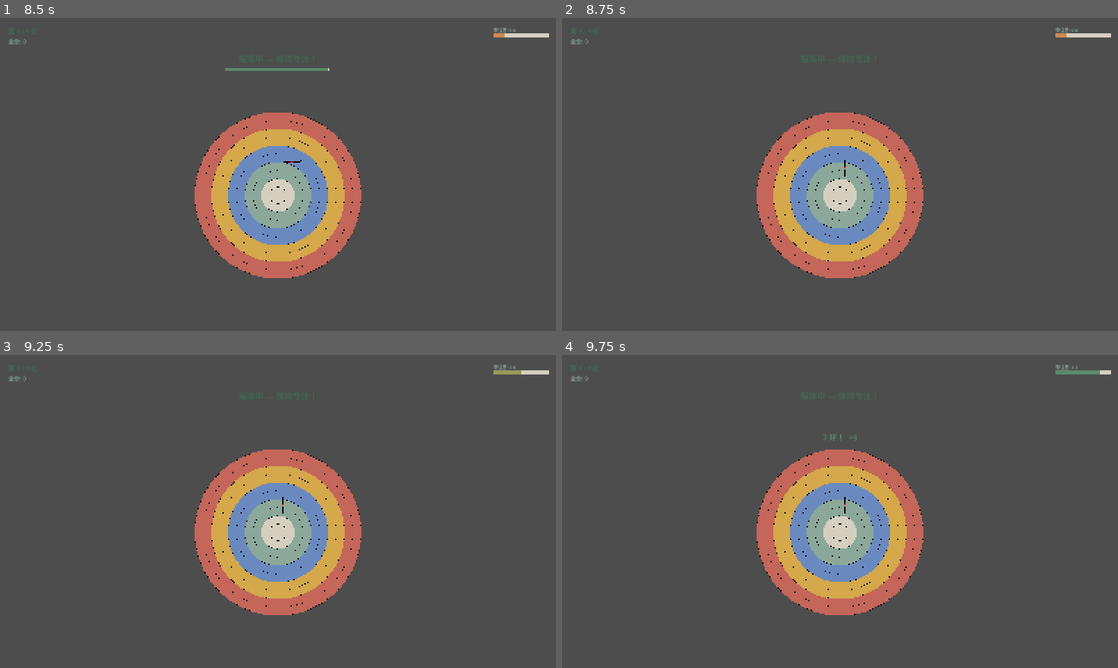
Above: before the commit, frames 1-4 (two rows, left to right).
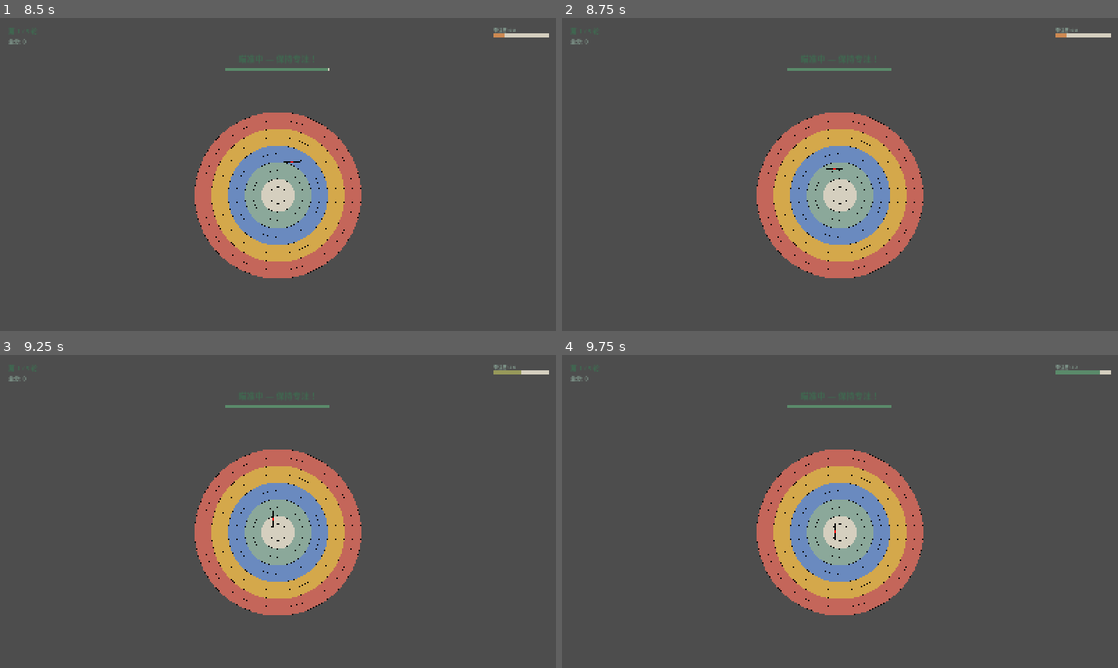
Above: after the commit, the same moments.

Repository: sssd903-tju/MetaBCI_Game
Game: Godot game, scene res://scenes/main_menu/MainMenu.tscn
The game is run twice, just before and just after one commit, with the same random seed, the same clock (stepped at 60 frames per second) and the same inputs.
Inputs (mouse positions are in pixels of both pictures, inside the frame that each line leads up to):
- Up to frame 1 (8.5 s): click (278, 133) at 0.52 s; tap Enter (ui_accept) at 1.25, 1.52, 2, 2.27, 3.77, 4.52, 5, 5.27, 5.75, 6.77, 7.25, 7.52, 8, 8.27 s; hold Up (ui_up) 1.28-2.03 s; tap 1 every 2.25 s from 1.35 to 8.1 s; hold Down (ui_down) 2.03-2.78 s; tap 2 at 2.1, 4.35, 6.6 s; hold Up (ui_up) 2.78-4.28 s; tap 3 at 2.85, 5.1, 7.35 s; hold Down (ui_down) 4.28-6.53 s; hold Up (ui_up) from 6.53 s (still down)
- Up to frame 2 (8.75 s): keep holding Up (ui_up)
- Up to frame 3 (9.25 s): release Up (ui_up) at 8.78 s; hold Down (ui_down) from 8.78 s (still down); tap 2 at 8.85 s
- Up to frame 4 (9.75 s): keep holding Down (ui_down); tap 3 at 9.6 s

Frame 1 is identical in both runs. In frame 2, 0.2% of the frame differs, in the area x 40-60%, y 16-51%; in frame 3, 0.2%; in frame 4, 0.2%, in the area x 4-60%, y 7-60%.
Error after the commit: Parse Error: Cannot infer the type of "path" variable because the value doesn't have a set type. (res://scripts/autoload/AudioManager.gd:44)

Commit message:
refactor: AudioManager 优先加载外部音频文件
外部文件放 assets/audio/ (支持 .ogg .wav .mp3):
  bow_draw.ogg      — 弓弦拉紧/蓄力
  bow_release.ogg   — 射箭释放
  arrow_hit.ogg     — 命中
  arrow_hit_10.ogg  — 十环
  arrow_miss.ogg    — 脱靶
  combo.ogg         — 连击

找不到外部文件时自动回退到程序化音效

Diff:
--- a/scripts/autoload/AudioManager.gd
+++ b/scripts/autoload/AudioManager.gd
@@ -1,70 +1,110 @@
 extends Node
 ## AudioManager — 全局音频管理器
 ##
-## 管理游戏音效播放，支持内置程序化音效和外部音频文件
+## 优先加载 assets/audio/ 外部音频，未找到回退程序化音效
+##
+## 外部文件 (放 assets/audio/, 支持 .ogg .wav .mp3):
+##   bow_draw.ogg      — 弓弦拉紧 (循环)
+##   bow_release.ogg   — 射箭释放
+##   arrow_hit.ogg     — 命中靶子
+##   arrow_hit_10.ogg  — 十环
+##   arrow_miss.ogg    — 脱靶
+##   combo.ogg         — 连击
 
 const SAMPLE_RATE := 44100.0
-
-# 缓存已生成的音效
+const AUDIO_DIR := "res://assets/audio"
+
+const SOUND_MAP := {
+	"charge":     "bow_draw",
+	"bow_shoot":  "bow_release",
+	"hit":        "arrow_hit",
+	"hit_10":     "arrow_hit_10",
+	"miss":       "arrow_miss",
+	"combo":      "combo",
+}
+
 var _sound_cache: Dictionary = {}
-
-# 蓄力音效播放器引用
 var _charge_player: AudioStreamPlayer = null
 
 
 func _ready() -> void:
-	# 预生成内置音效
-	_sound_cache["bow_shoot"] = _gen_bow_shoot()
-	_sound_cache["hit_10"] = _gen_hit_bullseye()
-	_sound_cache["hit"] = _gen_hit()
-	_sound_cache["miss"] = _gen_miss()
-	_sound_cache["combo"] = _gen_combo()
-	_sound_cache["charge"] = _gen_charge_loop()
-	print("[AudioManager] 音效就绪")
-
-
-## 播放射箭声
+	for key in SOUND_MAP:
+		_sound_cache[key] = _load_external(SOUND_MAP[key])
+		if _sound_cache[key] == null:
+			_sound_cache[key] = _gen_fallback(key)
+	var ext_count := 0
+	for key in _sound_cache:
+		if not _is_procedural(key):
+			ext_count += 1
+	print("[AudioManager] 音效就绪 (外部:%d/程序化:%d)" % [ext_count, _sound_cache.size() - ext_count])
+
+
+func _load_external(name: String) -> AudioStream:
+	for ext in [".ogg", ".wav", ".mp3"]:
+		var path := AUDIO_DIR + "/" + name + ext
+		if ResourceLoader.exists(path):
+			var s: AudioStream = load(path)
+			if s:
+				print("[AudioManager] 加载: %s" % path)
+				return s
+	return null
+
+
+func _gen_fallback(key: String) -> AudioStream:
+	match key:
+		"charge":    return _gen_charge_loop()
+		"bow_shoot": return _gen_bow_shoot()
+		"hit":       return _gen_hit()
+		"hit_10":    return _gen_hit_bullseye()
+		"miss":      return _gen_miss()
+		"combo":     return _gen_combo()
+	return _gen_tone(0.05, 440.0, 0.1)
+
+
+func _is_procedural(key: String) -> bool:
+	var s := _sound_cache.get(key)
+	return s == null or s.get_class() == "AudioStreamWAV"
+
+
+# ============================================================
+# 公开 API
+# ============================================================
+
 func play_bow_shoot() -> void:
 	_play_cached("bow_shoot", -6.0)
 
 
-## 播放命中声 (环数越高音调越高)
 func play_hit(ring: int) -> void:
 	if ring == 10:
 		_play_cached("hit_10", -3.0)
 	else:
-		# 动态调音高
 		var player := _create_player()
-		var stream := _gen_hit()
-		player.stream = stream
+		player.stream = _sound_cache.get("hit", _gen_hit())
 		player.pitch_scale = 0.7 + ring * 0.06
 		player.volume_db = -6.0
 		_add_and_play(player)
 
 
-## 播放脱靶声
 func play_miss() -> void:
 	_play_cached("miss", -6.0)
 
 
-## 播发连击提示
 func play_combo(combo_count: int) -> void:
 	var player := _create_player()
-	var stream := _gen_combo()
-	player.stream = stream
+	player.stream = _sound_cache.get("combo", _gen_combo())
 	player.pitch_scale = 0.8 + combo_count * 0.15
 	player.volume_db = -4.0
 	_add_and_play(player)
 
 
-## 开始蓄力音效 (循环播放)
 func play_charge() -> void:
 	if _charge_player:
 		stop_charge()
 	_charge_player = _create_player()
 	_charge_player.stream = _sound_cache["charge"]
-	_charge_player.pitch_scale = 0.6
-	_charge_player.volume_db = -18.0
+	_charge_player.volume_db = -10.0
+	if _is_procedural("charge"):
+		_charge_player.pitch_scale = 0.7
 	_charge_player.finished.connect(_on_charge_loop_finished)
 	add_child(_charge_player)
 	_charge_player.play()
@@ -72,17 +112,17 @@
 
 func _on_charge_loop_finished() -> void:
 	if _charge_player:
-		_charge_player.play()  # 重新播放实现循环
-
-
-## 更新蓄力音高 (progress: 0.0→1.0)
+		_charge_player.play()
+
+
 func update_charge(progress: float) -> void:
-	if _charge_player:
-		_charge_player.pitch_scale = lerpf(0.6, 1.4, clampf(progress, 0.0, 1.0))
-		_charge_player.volume_db = lerpf(-18.0, -10.0, clampf(progress, 0.0, 1.0))
-
-
-## 停止蓄力音效
+	if not _charge_player:
+		return
+	if _is_procedural("charge"):
+		_charge_player.pitch_scale = lerpf(0.7, 1.5, clampf(progress, 0.0, 1.0))
+	_charge_player.volume_db = lerpf(-12.0, -6.0, clampf(progress, 0.0, 1.0))
+
+
 func stop_charge() -> void:
 	if _charge_player:
 		_charge_player.stop()
@@ -90,7 +130,9 @@
 		_charge_player = null
 
 
-# --- 内部方法 ---
+# ============================================================
+# 内部方法
+# ============================================================
 
 func _play_cached(key: String, volume_db: float) -> void:
 	var stream: AudioStream = _sound_cache.get(key)
@@ -118,126 +160,30 @@
 	player.queue_free()
 
 
-# --- 程序化音效生成 ---
-
-## 射箭声：弓弦释放 + 箭矢飞出
+# ============================================================
+# 程序化音效生成 (fallback)
+# ============================================================
+
 func _gen_bow_shoot() -> AudioStream:
 	return _gen_twang(0.25, 800.0, 200.0)
 
 
-## 命中声 (短促确认音)
 func _gen_hit() -> AudioStream:
 	return _gen_tone(0.08, 880.0, 0.3)
 
 
-## 十环声 (双音)
 func _gen_hit_bullseye() -> AudioStream:
 	return _gen_double_tone(0.15, 880.0, 1320.0)
 
 
-## 脱靶声 (低沉)
 func _gen_miss() -> AudioStream:
 	return _gen_tone(0.2, 220.0, 0.2)
 
 
-## 连击声 (上升音)
 func _gen_combo() -> AudioStream:
 	return _gen_rising_tone(0.15, 440.0, 880.0)
 
 
-## 生成单频音
-func _gen_tone(duration: float, freq: float, volume: float) -> AudioStreamWAV:
-	var sample_count := int(SAMPLE_RATE * duration)
-	var data := PackedByteArray()
-	data.resize(sample_count * 2)  # 16-bit mono
-
-	for i in range(sample_count):
-		var t := float(i) / SAMPLE_RATE
-		var envelope := 1.0 - (float(i) / float(sample_count))
-		var value := sin(2.0 * PI * freq * t) * volume * envelope
-		var sample16 := int(clampf(value, -1.0, 1.0) * 32767)
-		data.encode_s16(i * 2, sample16)
-
-	var stream := AudioStreamWAV.new()
-	stream.data = data
-	stream.format = AudioStreamWAV.FORMAT_16_BITS
-	stream.mix_rate = int(SAMPLE_RATE)
-	stream.stereo = false
-	return stream
-
-
-## 生成双音 (十环专用)
-func _gen_double_tone(duration: float, freq1: float, freq2: float) -> AudioStreamWAV:
-	var sample_count := int(SAMPLE_RATE * duration)
-	var data := PackedByteArray()
-	data.resize(sample_count * 2)
-
-	for i in range(sample_count):
-		var t := float(i) / SAMPLE_RATE
-		var envelope := 1.0 - (float(i) / float(sample_count))
-		var v1 := sin(2.0 * PI * freq1 * t)
-		var v2 := sin(2.0 * PI * freq2 * t)
-		var value := (v1 * 0.15 + v2 * 0.15) * envelope
-		var sample16 := int(clampf(value, -1.0, 1.0) * 32767)
-		data.encode_s16(i * 2, sample16)
-
-	var stream := AudioStreamWAV.new()
-	stream.data = data
-	stream.format = AudioStreamWAV.FORMAT_16_BITS
-	stream.mix_rate = int(SAMPLE_RATE)
-	stream.stereo = false
-	return stream
-
-
-## 生成滑音 (弓弦声 — 频率下降)
-func _gen_twang(duration: float, start_freq: float, end_freq: float) -> AudioStreamWAV:
-	var sample_count := int(SAMPLE_RATE * duration)
-	var data := PackedByteArray()
-	data.resize(sample_count * 2)
-
-	for i in range(sample_count):
-		var t := float(i) / SAMPLE_RATE
-		var progress := float(i) / float(sample_count)
-		var envelope := 1.0 - progress
-		var freq := lerpf(start_freq, end_freq, progress)
-		# 加一点噪声模拟弦振动
-		var value := sin(2.0 * PI * freq * t) * 0.25 * envelope
-		value += randf_range(-0.03, 0.03) * envelope
-		var sample16 := int(clampf(value, -1.0, 1.0) * 32767)
-		data.encode_s16(i * 2, sample16)
-
-	var stream := AudioStreamWAV.new()
-	stream.data = data
-	stream.format = AudioStreamWAV.FORMAT_16_BITS
-	stream.mix_rate = int(SAMPLE_RATE)
-	stream.stereo = false
-	return stream
-
-
-## 生成上升音 (连击专用)
-func _gen_rising_tone(duration: float, start_freq: float, end_freq: float) -> AudioStreamWAV:
-	var sample_count := int(SAMPLE_RATE * duration)
-	var data := PackedByteArray()
-	data.resize(sample_count * 2)
-
-	for i in range(sample_count):
-		var t := float(i) / SAMPLE_RATE
-		var progress := float(i) / float(sample_count)
-		var envelope := 1.0 - progress
-		var freq := lerpf(start_freq, end_freq, progress)
-		var value := sin(2.0 * PI * freq * t) * 0.2 * envelope
-		var sample16 := int(clampf(value, -1.0, 1.0) * 32767)
-		data.encode_s16(i * 2, sample16)
-
-	var stream := AudioStreamWAV.new()
-	stream.data = data
-	stream.format = AudioStreamWAV.FORMAT_16_BITS
-	stream.mix_rate = int(SAMPLE_RATE)
-	stream.stereo = false
-	return stream
-
-
-## 生成蓄力循环音 (弓弦摩擦 — 不规则嘎吱声，无持续音)
 func _gen_charge_loop() -> AudioStreamWAV:
 	var duration := 0.5
 	var sample_count := int(SAMPLE_RATE * duration)
@@ -247,7 +193,6 @@
 	var rng := RandomNumberGenerator.new()
 	rng.seed = 42
 
-	# 预计算摩擦事件 (时间, 强度, 持续帧数)
 	var creaks: Array[Dictionary] = []
 	var t := 0.0
 	while t < duration:
@@ -256,30 +201,103 @@
 			"duration": rng.randf_range(0.003, 0.015),
 			"amp": rng.randf_range(0.15, 0.35),
 		})
-		t += rng.randf_range(0.02, 0.08)  # 不规则间隔
-
-	for i in range(sample_count):
-		var now := float(i) / SAMPLE_RATE
+		t += rng.randf_range(0.02, 0.08)
+
+	for i in range(sample_count):
+		var now: float = float(i) / SAMPLE_RATE
 		var value := 0.0
-
-		# 检查是否在摩擦事件中
 		for c: Dictionary in creaks:
 			var elapsed: float = now - c.start
 			if elapsed >= 0 and elapsed < c.duration:
-				# 摩擦噪声 — 带通滤波模拟 (简单粗暴: 白噪 × 衰减包络)
 				var env: float = 1.0 - (elapsed / c.duration)
 				value += randf_range(-1.0, 1.0) * c.amp * env
 				break
-
-		# 极轻微的底噪 (弓毛持续接触感)
 		value += randf_range(-0.01, 0.01)
-
-		var sample16 := int(clampf(value, -1.0, 1.0) * 32767)
-		data.encode_s16(i * 2, sample16)
-
-	var stream := AudioStreamWAV.new()
-	stream.data = data
-	stream.format = AudioStreamWAV.FORMAT_16_BITS
-	stream.mix_rate = int(SAMPLE_RATE)
-	stream.stereo = false
-	return stream
+		var sample16 := int(clampf(value, -1.0, 1.0) * 32767)
+		data.encode_s16(i * 2, sample16)
+
+	var stream := AudioStreamWAV.new()
+	stream.data = data
+	stream.format = AudioStreamWAV.FORMAT_16_BITS
+	stream.mix_rate = int(SAMPLE_RATE)
+	stream.stereo = false
+	return stream
+
+
+func _gen_tone(duration: float, freq: float, volume: float) -> AudioStreamWAV:
+	var sample_count := int(SAMPLE_RATE * duration)
+	var data := PackedByteArray()
+	data.resize(sample_count * 2)
+	for i in range(sample_count):
+		var t_val: float = float(i) / SAMPLE_RATE
+		var envelope := 1.0 - (float(i) / float(sample_count))
+		var value := sin(2.0 * PI * freq * t_val) * volume * envelope
+		var sample16 := int(clampf(value, -1.0, 1.0) * 32767)
+		data.encode_s16(i * 2, sample16)
+	var stream := AudioStreamWAV.new()
+	stream.data = data
+	stream.format = AudioStreamWAV.FORMAT_16_BITS
+	stream.mix_rate = int(SAMPLE_RATE)
+	stream.stereo = false
+	return stream
+
+
+func _gen_double_tone(duration: float, freq1: float, freq2: float) -> AudioStreamWAV:
+	var sample_count := int(SAMPLE_RATE * duration)
+	var data := PackedByteArray()
+	data.resize(sample_count * 2)
+	for i in range(sample_count):
+		var t_val: float = float(i) / SAMPLE_RATE
+		var envelope := 1.0 - (float(i) / float(sample_count))
+		var v1 := sin(2.0 * PI * freq1 * t_val)
+		var v2 := sin(2.0 * PI * freq2 * t_val)
+		var value := (v1 * 0.15 + v2 * 0.15) * envelope
+		var sample16 := int(clampf(value, -1.0, 1.0) * 32767)
+		data.encode_s16(i * 2, sample16)
+	var stream := AudioStreamWAV.new()
+	stream.data = data
+	stream.format = AudioStreamWAV.FORMAT_16_BITS
+	stream.mix_rate = int(SAMPLE_RATE)
+	stream.stereo = false
+	return stream
+
+
+func _gen_twang(duration: float, start_freq: float, end_freq: float) -> AudioStreamWAV:
+	var sample_count := int(SAMPLE_RATE * duration)
+	var data := PackedByteArray()
+	data.resize(sample_count * 2)
+	for i in range(sample_count):
+		var t_val: float = float(i) / SAMPLE_RATE
+		var progress := float(i) / float(sample_count)
+		var envelope := 1.0 - progress
+		var freq := lerpf(start_freq, end_freq, progress)
+		var value := sin(2.0 * PI * freq * t_val) * 0.25 * envelope
+		value += randf_range(-0.03, 0.03) * envelope
+		var sample16 := int(clampf(value, -1.0, 1.0) * 32767)
+		data.encode_s16(i * 2, sample16)
+	var stream := AudioStreamWAV.new()
+	stream.data = data
+	stream.format = AudioStreamWAV.FORMAT_16_BITS
+	stream.mix_rate = int(SAMPLE_RATE)
+	stream.stereo = false
+	return stream
+
+
+func _gen_rising_tone(duration: float, start_freq: float, end_freq: float) -> AudioStreamWAV:
+	var sample_count := int(SAMPLE_RATE * duration)
+	var data := PackedByteArray()
+	data.resize(sample_count * 2)
+	for i in range(sample_count):
+		var t_val: float = float(i) / SAMPLE_RATE
+		var progress := float(i) / float(sample_count)
+		var envelope := 1.0 - progress
+		var freq := lerpf(start_freq, end_freq, progress)
+		var value := sin(2.0 * PI * freq * t_val) * 0.2 * envelope
+		var sample16 := int(clampf(value, -1.0, 1.0) * 32767)
+		data.encode_s16(i * 2, sample16)
+	var stream := AudioStreamWAV.new()
+	stream.data = data
+	stream.format = AudioStreamWAV.FORMAT_16_BITS
+	stream.mix_rate = int(SAMPLE_RATE)
+	stream.stereo = false
+	return stream
Not shown, added: assets/audio/bow_draw_test.wav
